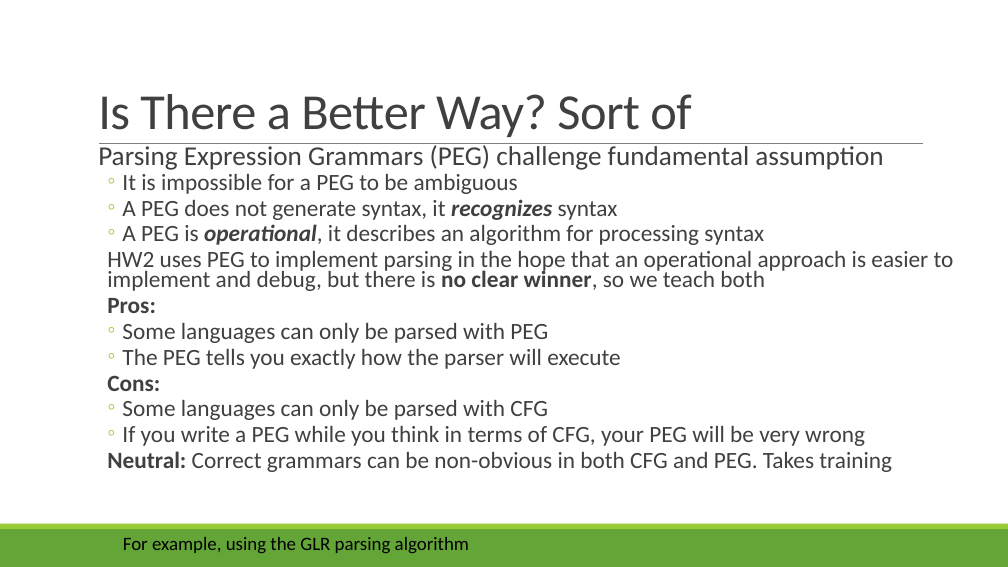
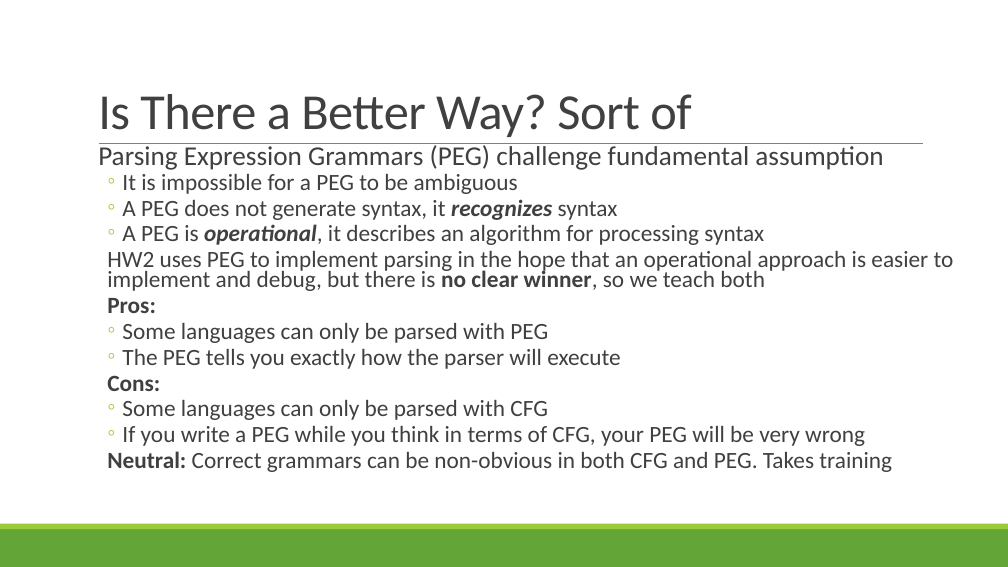
Before and after one commit to rbohrer/pl-course, a slide deck: slide 13 of LectureSlides/04ASTPEG.pptx. Drawn at 1008x567 pixels with LibreOffice and Linux fonts; fonts in the diff are those of the drawing. Boxes give left, top, right and bottom in pixels: in the first picture for what was removed or moved away, otherwise in the second. Text is boxed around its words. In the diff, an @@ line names an element or a change of style, - is before the commit and + after.

```diff
--- a/LectureSlides/04ASTPEG.pptx
+++ b/LectureSlides/04ASTPEG.pptx
@@ text removed at [123,537,469,553] @@
-For example, using the GLR parsing algorithm
```
